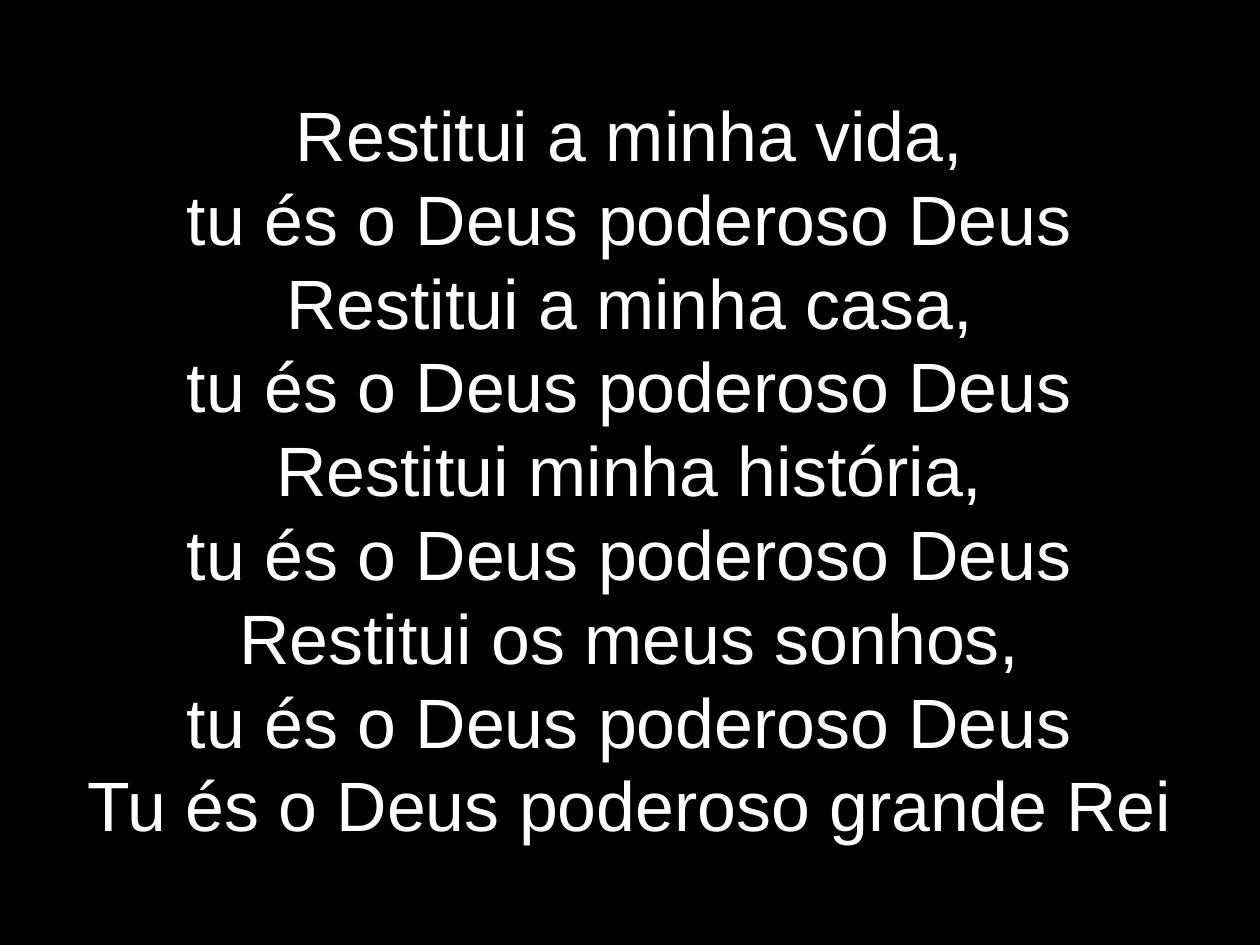
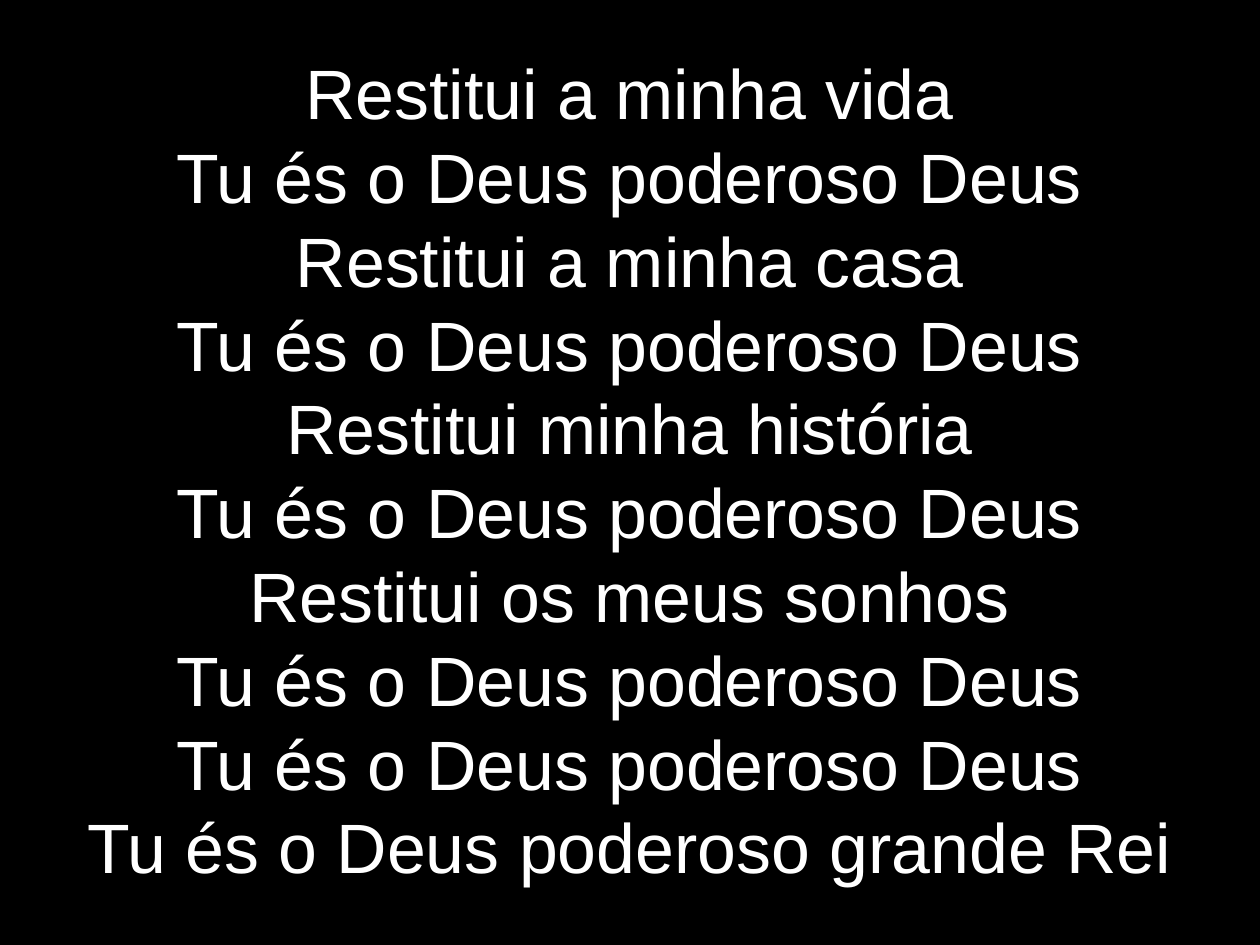
Before and after one commit to lazaroness/ChurchFiles, a slide deck: slide 10 of Jovens/LetrasApresentacao/048-Restitui.odp (slide 6 before the commit). Drawn at 1260x945 pixels with LibreOffice and Linux fonts; fonts in the diff are those of the drawing. Boxes give left, top, right and bottom in pixels: in the first picture for what was removed or moved away, otherwise in the second. Text is boxed around its words. In the diff, an @@ line names an element or a change of style, - is before the commit and + after.

Commit message:
Jovens - Restitui

```diff
--- a/Jovens/LetrasApresentacao/048-Restitui.odp
+++ b/Jovens/LetrasApresentacao/048-Restitui.odp
@@ subtitle at [177, 68, 1082, 803]: text changed @@
-Restitui a minha vida,
-tu és o Deus poderoso Deus
-Restitui a minha casa,
-tu és o Deus poderoso Deus
-Restitui minha história,
-tu és o Deus poderoso Deus
-Restitui os meus sonhos,
-tu és o Deus poderoso Deus
+Restitui a minha vida
+Tu és o Deus poderoso Deus
+Restitui a minha casa
+Tu és o Deus poderoso Deus
+Restitui minha história
+Tu és o Deus poderoso Deus
+Restitui os meus sonhos
+Tu és o Deus poderoso Deus
+Tu és o Deus poderoso Deus
```
Also in this commit, not shown: 4 slides added, 2 other files.
